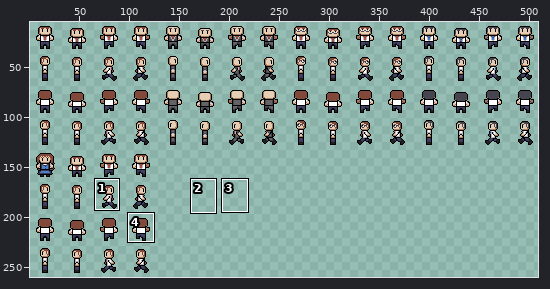
Sprite sheet, stored at Assets/Textures/CharacterSpritesheet.png. The first picture is a wide view before the edit; the outline marks the close-up.
Close-up. First the earlier version:
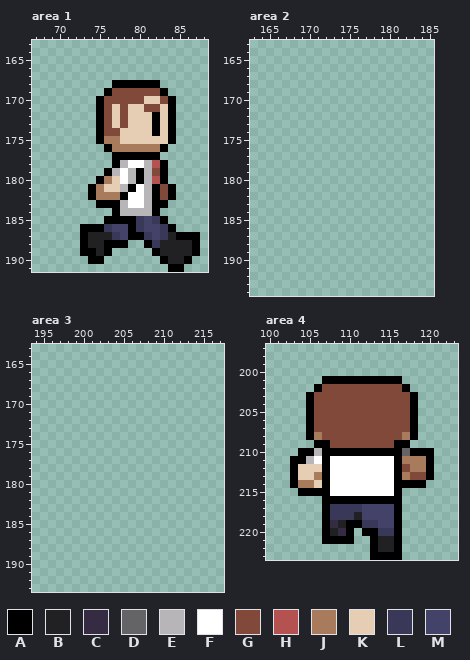
The file is 512x512 pixels. Shown: area 1: x 67..88, y 163..191; area 2: x 163..185, y 163..194; area 3: x 194..217, y 163..193; area 4: x 100..123, y 197..223. The wide view leaves out empty margins. The commit also changed other parts of the picture, which this record leaves out.
Palette (. is transparent): A #000000  B #212123  C #352b42  D #646365  E #b8b5b9  F #ffffff  G #80493a  H #b45252  J #a77b5b  K #e5ceb4  L #3a3858  M #43436a
Pixels before, area 1, first column x 73:
168 ....AAAAAA.....
169 ...AGGGGGGA....
170 ..AGGGGGKKGA...
171 ..AGKGKKGGKA...
172 ..AGKGKKKAKA...
173 ..AGKGKKKAKA...
174 ..AGGKKKKAKA...
175 ..AJJKKKKKKA...
176 ...AJJJJJJA....
177 ....AAAAAA.....
178 ....AEFFEHA....
179 ...AEFEAEGA....
180 ..AJKFEAEHA....
181 .AJKKEAFEAGA...
182 .AJJJAFFEAGA...
183 ..AAAEFFEAA....
184 ....AEEEEA.....
185 ...AAAALMLA....
186 AAALMMALMMLA...
187 ABBBLMAALMLBAAA
188 ABBAAA..ALBBBBA
189 AABA.....ABBBBA
190 .AA.......ABBA.
191 ...........AA..
Pixels before, area 4, first column x 103:
201 ....AAAAAAAAAA....
202 ...AGGGGGGGGGGA...
203 ..AGGGGGGGGGGGGA..
204 ..AGGGGGGGGGGGGA..
205 ..AGGGGGGGGGGGGA..
206 ..AGGGGGGGGGGGGA..
207 ..AGGGGGGGGGGGGA..
208 ..AJGGGGGGGGGGJA..
209 ...AAGGGGGGGGAA...
210 .AAEAAAAAAAAAADAAA
211 AAEFAFFFFFFFFAJJJA
212 AKKKAFFFFFFFFAGJJA
213 AKKJAFFFFFFFFAJGGA
214 AJJKAFFFFFFFFAAAA.
215 .AAAAFFFFFFFFA....
216 ....AAAAAAAAAA....
217 ....ALLLLMMMMA....
218 ....ALLLBMMMMA....
219 ....ACBAALLMMA....
220 ....ABCA.AALLA....
221 ....AAAA..ABBA....
222 ..........ABBA....
223 ..........AAAA....
The result:
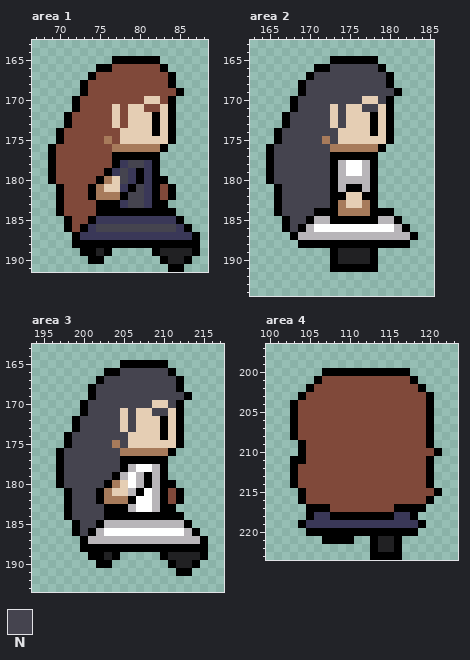
Colours new in this view: N #45444f
Difference:
Changed rows in their new state; - is an unchanged pixel.
Area 1:
first column x 69:
165 --------AAAAAA----
166 ------AAGGGGGGA---
167 -----AGGGGGGGGGA--
168 ----AGGGGGGGGGGA--
169 ----AGGG------GGA-
170 ---AGGG-----------
171 ---AGGG-----------
172 --AGGGG-----------
173 --AGGGG-----------
174 -AGGGGG-----------
175 -AGGGGG-G---------
176 AGGGGGGG----------
177 AGGGGGGG----------
178 AGGGGGGG-LNNLA.---
179 AGGGGGG-LNL-LA.---
180 AGGGGG---NL-LA----
181 -AGGG----L-NL-----
182 -AGGG-----NNL-----
183 -AGGGG---LNNL-----
184 -AGGGGAA-AAAA-AA--
185 --AGGALLLLL-L-LLA-
186 --AG-LNNNNNNNNNNLA
187 ---ALLLL-LLL-L-LLL
188 ---A-AA---AA-AAAAA
Area 2:
first column x 165:
165 --------AAAAAA-----
166 ------AANNNNNNA----
167 -----ANNNNNNNNNA---
168 ----ANNNNNNNNNNA---
169 ----ANNNNNNNNNNNA--
170 ---ANNNNNNNNKKNA---
171 ---ANNNNKNKKNNKA---
172 --ANNNNNKNKKKAKA---
173 --ANNNNNKNKKKAKA---
174 -ANNNNNNNKKKKAKA---
175 -ANNNNNJNKKKKKKA---
176 ANNNNNNNJJJJJJA----
177 ANNNNNNNAAAAAA-----
178 ANNNNNNNAEFFEA-----
179 ANNNNNNNAEFFEA-----
180 ANNNNNNNAEEEEA-----
181 -ANNNNNNAEAAEA-----
182 -ANNNNNNAAKKAA-----
183 -ANNNNNNAJKKJA-----
184 -ANNNNAAAJJJJAAA---
185 --ANNAEEAAAAAAEEA--
186 --ANAEFFFFFFFFFFEA-
187 ---AEEEEEEEEEEEEEEA
188 ----AAAAAAAAAAAAAA-
189 --------ABBBBA-----
190 --------ABBBBA-----
191 --------AAAAAA-----
Area 3:
first column x 197:
165 --------AAAAAA-----
166 ------AANNNNNNA----
167 -----ANNNNNNNNNA---
168 ----ANNNNNNNNNNA---
169 ----ANNNNNNNNNNNA--
170 ---ANNNNNNNNKKNA---
171 ---ANNNNKNKKNNKA---
172 --ANNNNNKNKKKAKA---
173 --ANNNNNKNKKKAKA---
174 -ANNNNNNNKKKKAKA---
175 -ANNNNNJNKKKKKKA---
176 ANNNNNNNJJJJJJA----
177 ANNNNNNNAAAAAA-----
178 ANNNNNNNAEFFEA-----
179 ANNNNNNAEFEAEA-----
180 ANNNNNAJKFEAEAA----
181 -ANNNAJKKEAFEAGA---
182 -ANNNAJJJAFFEAGA---
183 -ANNNNAAAEFFEAA----
184 -ANNNNAAAAAAAAAA---
185 --ANNAEEEEEEEEEEA--
186 --ANAEFFFFFFFFFFEA-
187 ---AEEEEEEEEEEEEEEA
188 ---AAAAAAAAAAAAAAAA
189 ----AABA-----ABBBBA
190 -----AA-------ABBA-
191 ---------------AA--
Area 4:
first column x 103:
200 ----AAAAAAAAAAA----
201 ---AGGGGGGGGGGGA---
202 --AG----------GGA--
203 -AG------------GGA-
204 AGG------------GGA-
205 AGG------------GGA-
206 AGG------------GGA-
207 AGG------------GGA-
208 AGGG----------GGGA-
209 -AGGG--------GGGGA-
210 --GGGGGGGGGGGGGGGGA
211 --GGGGGGGGGGGGGGG--
212 -GGGGGGGGGGGGG-GG--
213 -GGGGGGGGGGGGGG----
214 -GGGGGGGGGGGGGGGGA-
215 --GGGGGGGGGGGGGGGGA
216 -AGGGGGGGGGGGGGGGA-
217 --AA-GGGGGGGG-AAA--
218 --ALLAAAAAAAALLA---
219 -ALLLLLLL--LLLLLA--
220 --AA-AA-A--AA-AA---
